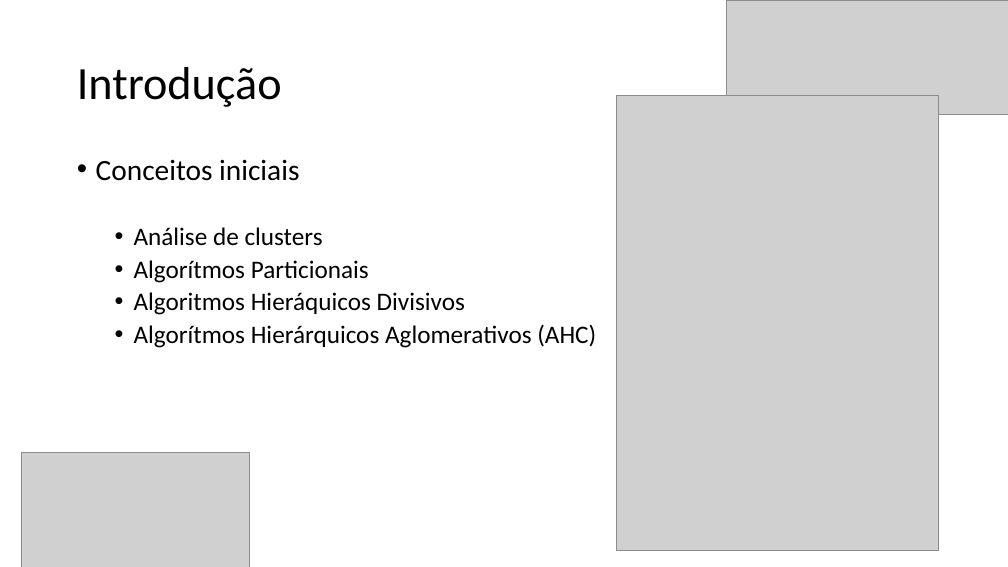
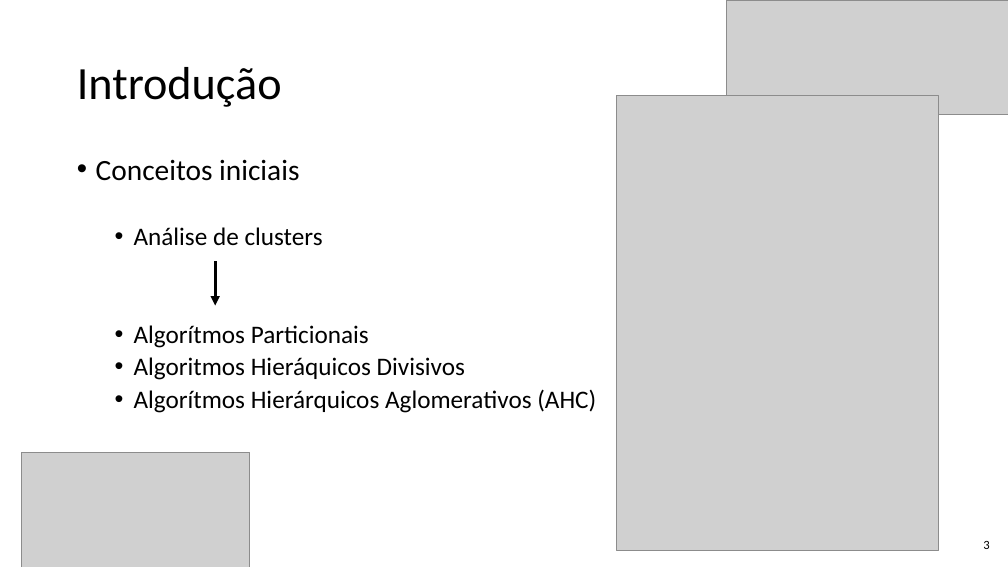
Before and after one commit to Marcio-Salmazo/PRT_Agrupamento, a slide deck: slide 3 of Seminario/Optimal Clusters V2.pptx. Drawn at 1008x567 pixels with LibreOffice and Linux fonts; fonts in the diff are those of the drawing; grey boxes stand for pictures. Boxes give left, top, right and bottom in pixels: in the first picture for what was removed or moved away, otherwise in the second. Text is boxed around its words. In the diff, an @@ line names an element or a change of style, - is before the commit and + after.

```diff
--- a/Seminario/Optimal Clusters V2.pptx
+++ b/Seminario/Optimal Clusters V2.pptx
@@ text "Conceitos iniciais" rewrapped from (x1=96, y1=159, x2=596, y2=348) to (x1=96, y1=159, x2=596, y2=413) @@
@@ arrow added from (216, 262) to (216, 306), #000000 3 pt @@
@@ rectangle added at (x1=969, y1=525, x2=1005, y2=565), fill #FFFFFF, outline #FFFFFF 1 pt, 12 pt, text #000000 @@
+3
```
Also in this commit, not shown: 24 other slides changed, 1 slide removed, 1 other file.
